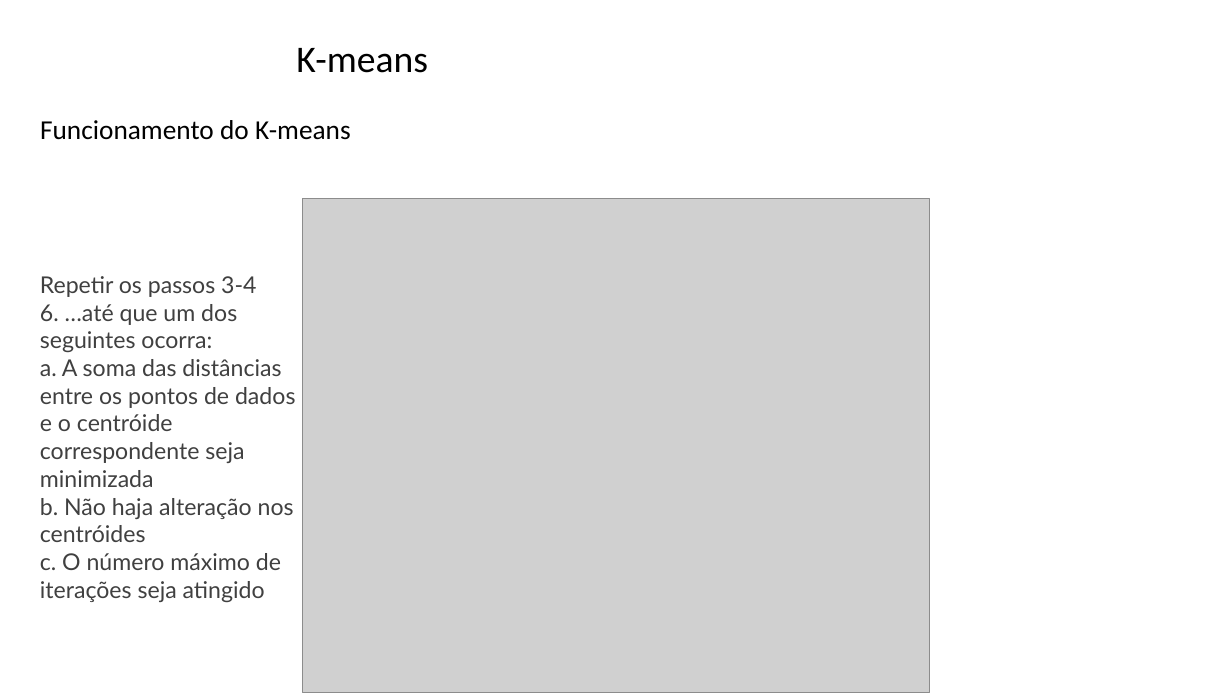
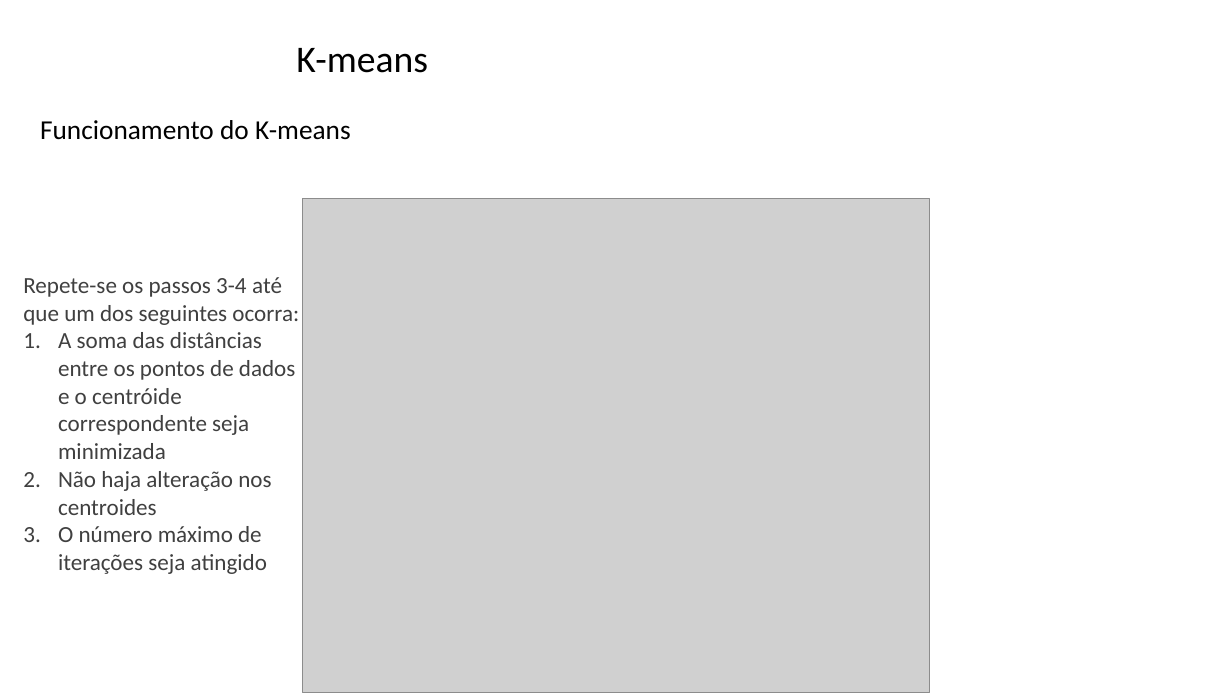
Before and after one commit to zz4fap/tp557-iot-ml, a slide deck: slide 13 of slides/TP557_16_detecção_de_anomalias.pptx. Drawn at 1232x693 pixels with LibreOffice and Linux fonts; fonts in the diff are those of the drawing; grey boxes stand for pictures; background and template pictures are left out. Boxes give left, top, right and bottom in pixels: in the first picture for what was removed or moved away, otherwise in the second. Text is boxed around its words. In the diff, an @@ line names an element or a change of style, - is before the commit and + after.

```diff
--- a/slides/TP557_16_detecção_de_anomalias.pptx
+++ b/slides/TP557_16_detecção_de_anomalias.pptx
@@ text at bbox=[23, 277, 299, 574]: text changed; font Lato to Calibri @@
-Repetir os passos 3-4
-6. …até que um dos seguintes ocorra:
-a. A soma das distâncias entre os pontos de dados e o centróide correspondente seja minimizada
-b. Não haja alteração nos centróides
-c. O número máximo de iterações seja atingido
+Repete-se os passos 3-4 até que um dos seguintes ocorra:
+1. A soma das distâncias entre os pontos de dados e o centróide correspondente seja minimizada
+2. Não haja alteração nos centroides
+3. O número máximo de iterações seja atingido
```
Also in this commit, not shown: 10 other slides changed, 12 slides removed.
